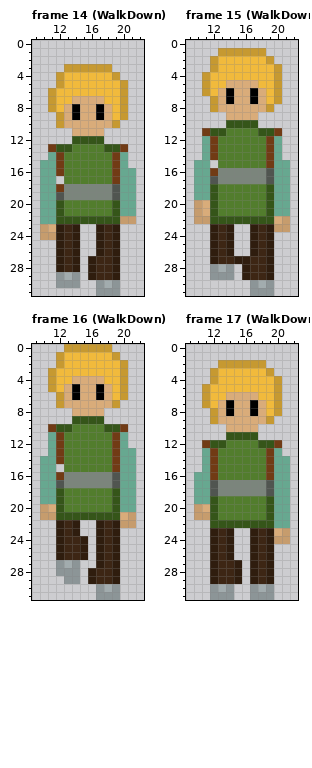
Two states of a pixel-art file, Sprites/Moataz/MoatazAnimation.aseprite. The picture above was drawn from the file before the commit.
32x32 pixels, 288 frames. Shown: frame 14 (WalkDown): x 9..22, y 0..31; frame 15 (WalkDown): x 9..22, y 0..31; frame 16 (WalkDown): x 9..22, y 0..31; frame 17 (WalkDown): x 9..22, y 0..31. The commit also changed other frames, which this record leaves out.
Now the later version:
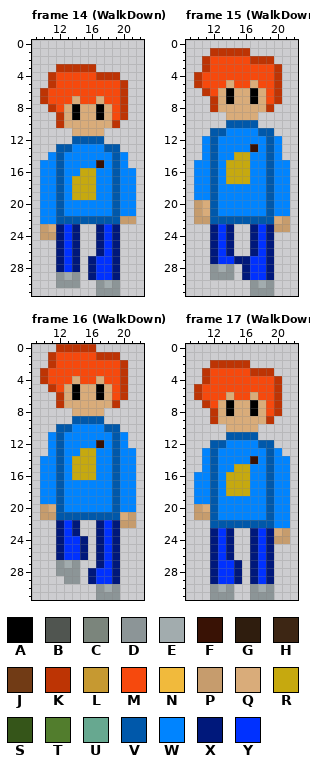
Palette (. is transparent): A #000000  B #505550  C #7b857c  D #8c9597  E #a2acae  F #391205  G #2f1d0e  H #3d2614  J #713b15  K #bd3404  L #c69931  M #f6490d  N #f1ba3c  P #c69c6d  Q #d9ac7a  R #c6a90f  S #355519  T #527d2d  U #67a890  V #0058aa  W #0084ff  X #00187b  Y #0031ff
Changes in this commit:
Changed rows in their new state; - is an unchanged pixel.
Frame 14 (WalkDown), layer "Main":
first column x 10:
 3 --KKKKK..---
 4 -KMMMMMKKK--
 5 -KMMMMMMMMK-
 6 KMMMMMMMMMK-
 7 KMMM-MM-MMK-
 8 -KM------MK-
 9 --K------MK-
10 --K------K--
12 ----VVVV----
13 -.VVWWWWVV.-
14 -WVWWWWWWVW-
15 WWVWWWWFWVW-
16 WWVWWRRWWVWW
17 WWVWRRRWWVWW
18 WWVWRRRWWVWW
19 WWVWRRRWWVWW
20 WWVWWWWWWVWW
21 WWVWWWWWWVWW
22 WWVVVVVVVV--
23 --XYX--XYX--
24 --XYX--XYX--
25 --XYX--XYX--
26 --XYX--XYX--
27 --XYX-XYYX--
28 --XYX-XYYX--
29 ------XYYX--
Frame 15 (WalkDown), layer "Main":
first column x 10:
 1 --KKKKK..---
 2 -KMMMMMKKK--
 3 -KMMMMMMMMK-
 4 KMMMMMMMMMK-
 5 KMMM-MM-MMK-
 6 -KM------MK-
 7 --K------MK-
 8 --K------K--
10 ----VVVV----
11 -.VVWWWWVV.-
12 -WVWWWWWWVW-
13 -WVWWWWFWVW-
14 -WVWWRRWWVW-
15 WWVWRRRWWVWW
16 WWVWRRRWWVWW
17 WWVWRRRWWVWW
18 WWVWWWWWWVWW
19 WWVWWWWWWVWW
20 --VWWWWWWVWW
21 --VWWWWWWVWW
22 --VVVVVVVV--
23 --XYX--XYX--
24 --XYX--XYX--
25 --XYX--XYX--
26 --XYX--XYX--
27 --XYYXXYYX--
28 ------XYYX--
29 ------XYYX--
Frame 16 (WalkDown), layer "Main":
first column x 10:
 0 --KKKKK..---
 1 -KMMMMMKKK--
 2 -KMMMMMMMMK-
 3 KMMMMMMMMMK-
 4 KMMM-MM-MMK-
 5 -KM------MK-
 6 --K------MK-
 7 --K------K--
 9 ----VVVV----
10 -.VVWWWWVV.-
11 -WVWWWWWWVW-
12 -WVWWWWFWVW-
13 -WVWWRRWWVWW
14 WWVWRRRWWVWW
15 WWVWRRRWWVWW
16 WWVWRRRWWVWW
17 WWVWWWWWWVWW
18 WWVWWWWWWVWW
19 WWVWWWWWWVWW
20 --VWWWWWWVWW
21 --VVVVVVVV--
22 --XYX--XYX--
23 --XYX--XYX--
24 --XYYX-XYX--
25 --XYYX-XYX--
26 --XYYX-XYX--
27 -------XYX--
28 ------XYYX--
29 ------XYYX--
Frame 17 (WalkDown), layer "Main":
first column x 10:
 2 --KKKKK..---
 3 -KMMMMMKKK--
 4 -KMMMMMMMMK-
 5 KMMMMMMMMMK-
 6 KMMM-MM-MMK-
 7 -KM------MK-
 8 --K------MK-
 9 --K------K--
11 ----VVVV----
12 -.VVWWWWVV.-
13 -WVWWWWWWVW-
14 -WVWWWWFWVWW
15 -WVWWRRWWVWW
16 WWVWRRRWWVWW
17 WWVWRRRWWVWW
18 WWVWRRRWWVWW
19 WWVWWWWWWVWW
20 --VWWWWWWVWW
21 --VWWWWWWVWW
22 --VVVVVVVVWW
23 --XYX--XYX--
24 --XYX--XYX--
25 --XYX--XYX--
26 --XYX--XYX--
27 --XYYX-XYX--
28 --XYYX-XYX--
29 --XYYX-XYX--
Pixel boxes of the changes (left, top, right, bottom) in both pictures:
changed: (40, 64, 136, 280)
changed: (194, 48, 290, 280)
changed: (40, 344, 136, 584)
changed: (194, 360, 290, 584)
